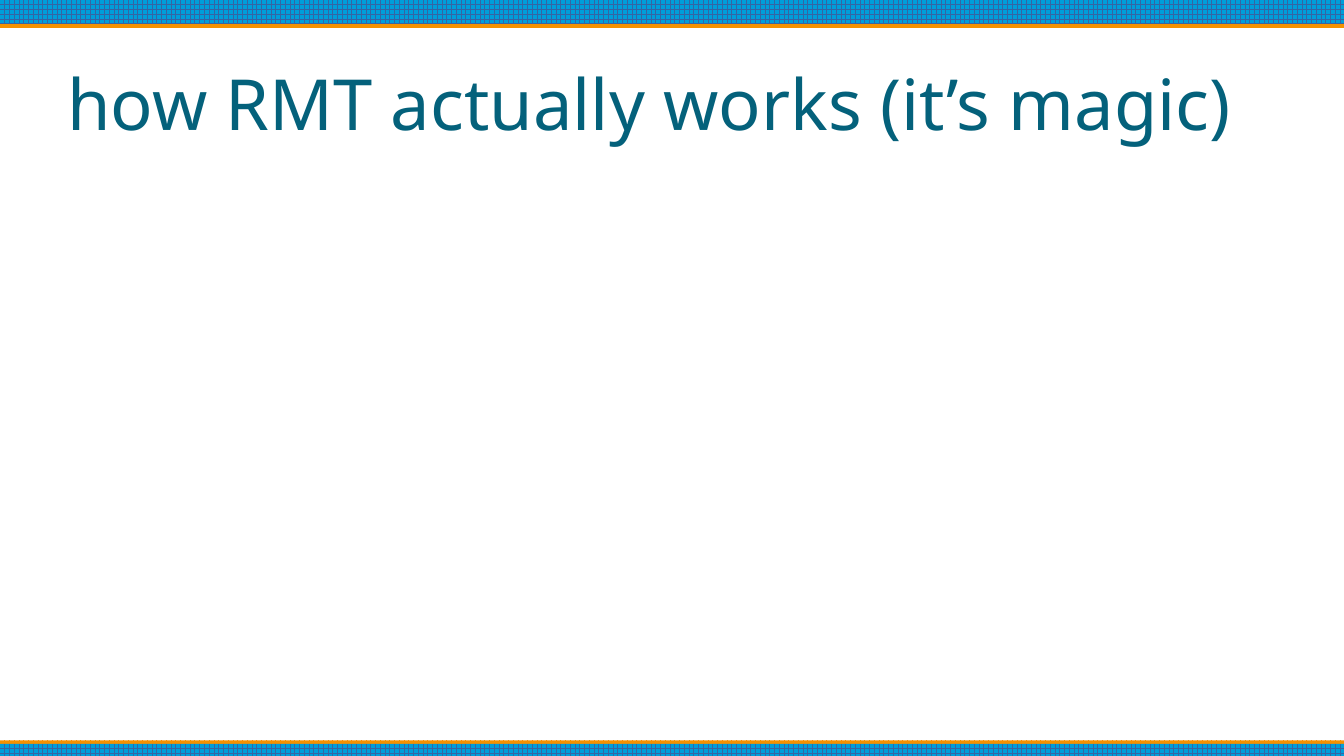
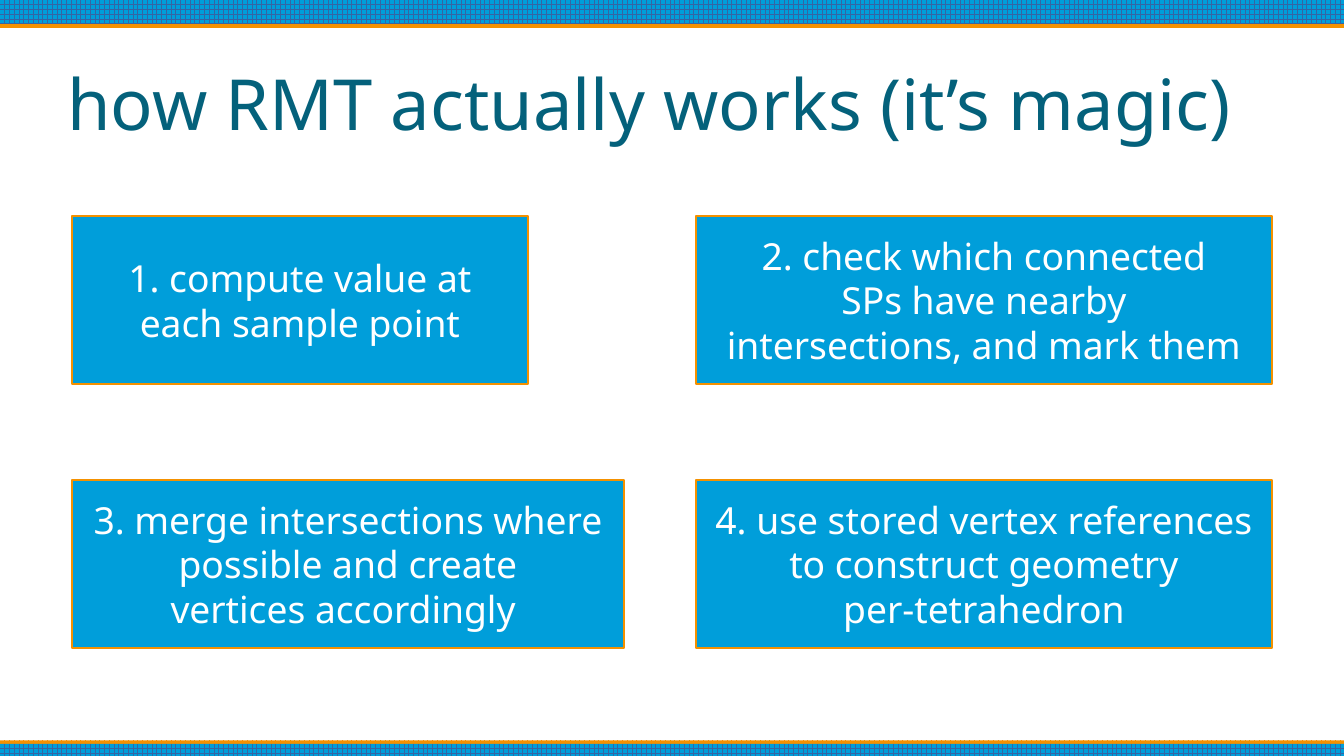
Before and after one commit to oculometric/marching-tetrahedra-fyp, a slide deck: slide 9 of doc/mid project review.odp. Drawn at 1344x756 pixels with LibreOffice and Linux fonts; fonts in the diff are those of the drawing. Boxes give left, top, right and bottom in pixels: in the first picture for what was removed or moved away, otherwise in the second. Text is boxed around its words. In the diff, an @@ line names an element or a change of style, - is before the commit and + after.

```diff
--- a/doc/mid project review.odp
+++ b/doc/mid project review.odp
@@ rectangle added at (x1=72, y1=216, x2=528, y2=384), fill #009EDA, outline #F49100 1.42 pt, 22 pt, text #FFFFFF @@
+1. compute value at
+each sample point
@@ rectangle added at (x1=696, y1=216, x2=1272, y2=384), fill #009EDA, outline #F49100 1.42 pt, 22 pt, text #FFFFFF @@
+2. check which connected
+SPs have nearby
+intersections, and mark them
@@ rectangle added at (x1=72, y1=481, x2=624, y2=649), fill #009EDA, outline #F49100 1.42 pt, 22 pt, text #FFFFFF @@
+3. merge intersections where
+possible and create
+vertices accordingly
@@ rectangle added at (x1=696, y1=481, x2=1272, y2=649), fill #009EDA, outline #F49100 1.42 pt, 22 pt, text #FFFFFF @@
+4. use stored vertex references
+to construct geometry
+per-tetrahedron
```
Also in this commit, not shown: 4 other slides changed, 8 slides added, 3 slides removed, 1 other file.
